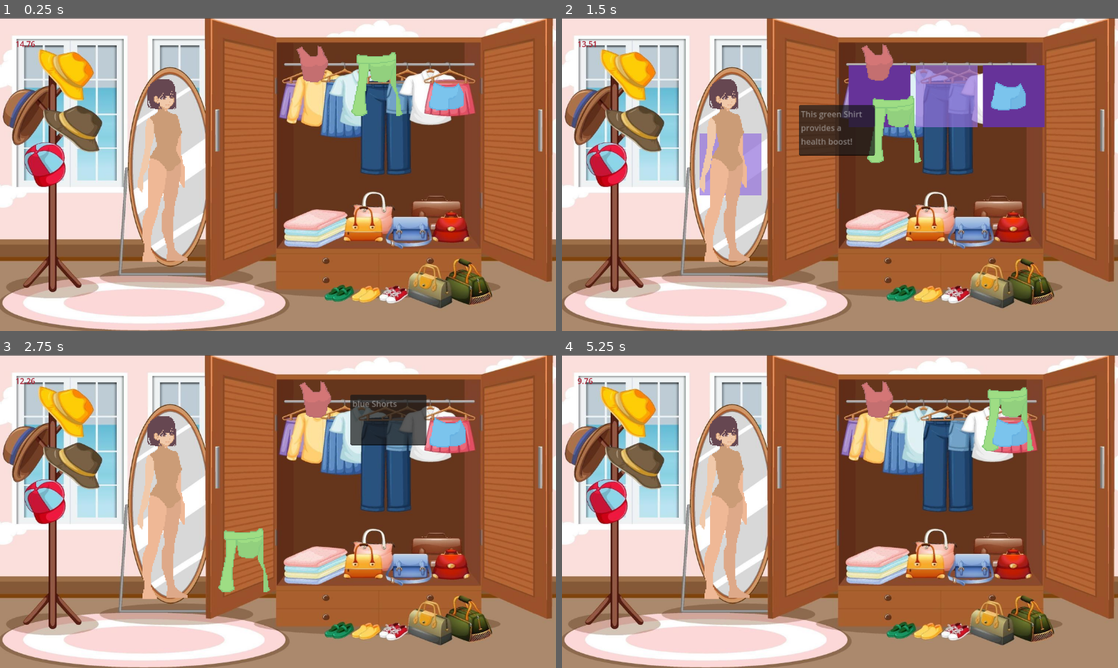
Above: before the commit, frames 1-4 (two rows, left to right).
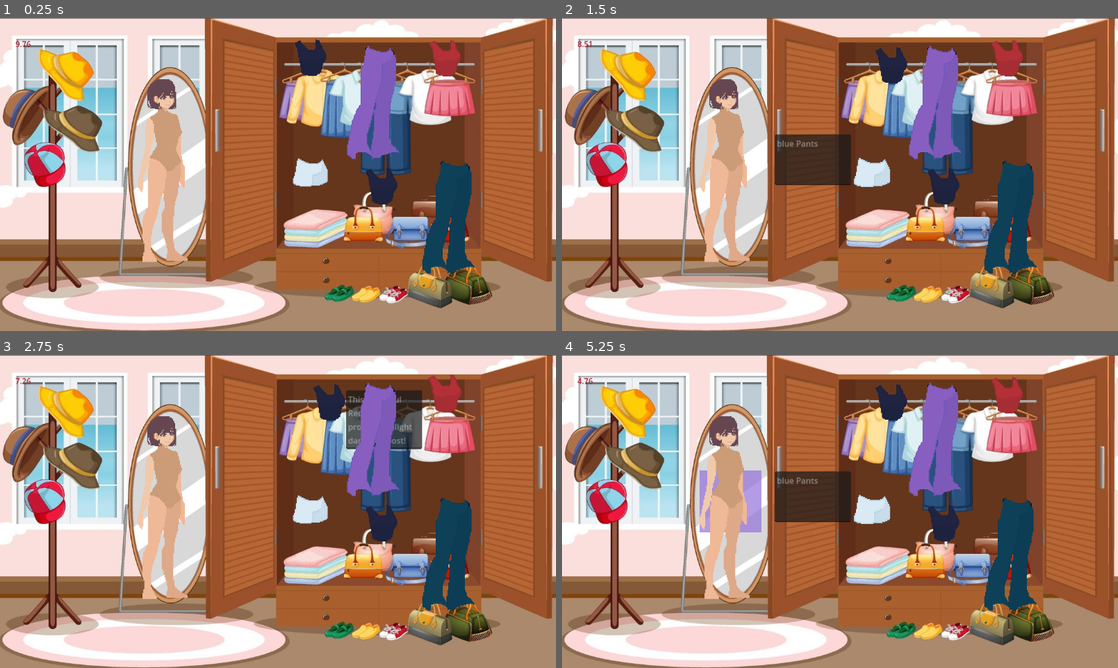
Above: after the commit, the same moments.

Repository: tyler-ross26/Dress-To-Aggress
Game: Godot game, scene res://Scenes/DressUp.tscn
Two runs of this game, one before a commit and one after it. Both use one fixed random seed, a clock stepped at 60 frames per second and the inputs below.
Inputs (mouse positions are in pixels of both pictures, inside the frame that each line leads up to):
- Up to frame 1 (0.25 s): no input
- Up to frame 2 (1.5 s): drag from (878, 96) to (895, 105) at 0.52 s; drag from (945, 96) to (812, 237) at 1.27 s
- Up to frame 3 (2.75 s): move the mouse to (450, 433) at 2.02 s; hold A (Key_A) from 2.03 s (still down); click (450, 433) at 2.17 s; tap D (Key_D, bound only after the commit) at 2.3 s
- Up to frame 4 (5.25 s): release A (Key_A) at 2.75 s; tap Enter at 2.75 s; drag from (812, 574) to (1012, 433) at 2.77 s; move the mouse to (1006, 558) at 3.52 s; hold Space (Space) 3.53-4.25 s; click (1006, 558) at 3.67 s; tap D (Key_D, bound only after the commit) at 3.8 s; drag from (673, 464) to (1012, 433) at 4.27 s; tap Space (Space) at 5 s; move the mouse to (867, 511) at 5.02 s; hold D (Key_D, bound only after the commit) from 5.03 s (still down); click (867, 511) at 5.17 s

The runs differ from the first frame. In frame 1, 6.9% of the frame differs, in the area x 2-86%, y 6-82%; in frame 2, 15%, in the area x 2-87%, y 6-82%; in frame 3, 8.4%; in frame 4, 10%.

Commit message:
Random clothing generator done

Diff:
--- /dev/null
+++ b/Assets/Resources/blackShirt.tres
@@ -0,0 +1,40 @@
+[gd_resource type="Resource" script_class="Wearable" load_steps=13 format=3 uid="uid://b2oxc3703mxcb"]
+
+[ext_resource type="Texture2D" uid="uid://befe1kgue6m5d" path="res://Assets/Sprites/Clothing Frames/TankTop/Idle Frames/IdleTankTop0.png" id="1_n3ktd"]
+[ext_resource type="Texture2D" uid="uid://c8dedxku14gmt" path="res://Assets/Sprites/Clothing Frames/TankTop/Idle Frames/IdleTankTop1.png" id="2_8sekj"]
+[ext_resource type="Texture2D" uid="uid://cxv8l604cup7c" path="res://Assets/Sprites/Clothing Frames/TankTop/Kick Frames/KickTankTop1.png" id="3_la2ee"]
+[ext_resource type="Texture2D" uid="uid://c6fm3kr4h78pm" path="res://Assets/Sprites/Clothing Frames/TankTop/Kick Frames/KickTankTop2.png" id="4_8eq3n"]
+[ext_resource type="Texture2D" uid="uid://5by10m7sf0jw" path="res://Assets/Sprites/Clothing Frames/TankTop/Mirror Frames/FinalizedModelTankTop.png" id="5_q6i5g"]
+[ext_resource type="Texture2D" uid="uid://bcmoamei1rl4v" path="res://Assets/Sprites/Clothing Frames/TankTop/Punch Frames/PunchTankTop1.png" id="6_22wqe"]
+[ext_resource type="Texture2D" uid="uid://ddcp6eyf42nte" path="res://Assets/Sprites/Clothing Frames/TankTop/Punch Frames/PunchTankTop2.png" id="7_duknj"]
+[ext_resource type="Script" uid="uid://0bwef23hrt6j" path="res://Scripts/Wearable.gd" id="8_wajti"]
+[ext_resource type="Texture2D" uid="uid://cucscdajnr4nq" path="res://Assets/Sprites/Clothing Frames/TankTop/Walk Frames/WalkTankTop0.png" id="9_3do8m"]
+[ext_resource type="Texture2D" uid="uid://dxepgjv0aomr1" path="res://Assets/Sprites/Clothing Frames/TankTop/Walk Frames/WalkTankTop1.png" id="10_7mnbu"]
+[ext_resource type="Texture2D" uid="uid://d2b4exycwbjvf" path="res://Assets/Sprites/Clothing Frames/TankTop/Walk Frames/WalkTankTop2.png" id="11_u1jb3"]
+[ext_resource type="Texture2D" uid="uid://veq4symhd1wh" path="res://Assets/Sprites/Clothing Frames/TankTop/Walk Frames/WalkTankTop3.png" id="12_hb5a5"]
+
+[resource]
+script = ExtResource("8_wajti")
+ClothingType = "SHIRT"
+Rarity = "COMMON"
+attackDamageChange = 0.0
+defenseChange = 0.0
+stylePoints = 5
+styleMultiplier = 1.0
+speedChange = 0.0
+name = "blackShirt"
+outfitSet = "Basic"
+outfitPattern = "Solid"
+description = "This beautiful Red Shirt provides a slight damage boost!"
+color = Color(0.14662, 0.153189, 0.264845, 1)
+mirrorPose = ExtResource("5_q6i5g")
+idlePose0 = ExtResource("1_n3ktd")
+idlePose1 = ExtResource("2_8sekj")
+walkPose0 = ExtResource("9_3do8m")
+walkPose1 = ExtResource("10_7mnbu")
+walkPose2 = ExtResource("11_u1jb3")
+walkPose3 = ExtResource("12_hb5a5")
+kickPose0 = ExtResource("3_la2ee")
+kickPose1 = ExtResource("4_8eq3n")
+punchPose0 = ExtResource("6_22wqe")
+punchPose1 = ExtResource("7_duknj")
--- /dev/null
+++ b/Assets/Resources/bluePants.tres
@@ -0,0 +1,41 @@
+[gd_resource type="Resource" script_class="Wearable" load_steps=13 format=3 uid="uid://c4w8betwkiqn6"]
+
+[ext_resource type="Texture2D" uid="uid://bsrbv4absdkx1" path="res://Assets/Sprites/Clothing Frames/Pants/Idle Frames/IdlePants0.png" id="1_pyxka"]
+[ext_resource type="Texture2D" uid="uid://byh3nprx5hpui" path="res://Assets/Sprites/Clothing Frames/Pants/Idle Frames/IdlePants1.png" id="2_uw7kf"]
+[ext_resource type="Texture2D" uid="uid://dvcjlv868wdq5" path="res://Assets/Sprites/Clothing Frames/Pants/Kick Frames/KickPants1.png" id="3_8dwuy"]
+[ext_resource type="Texture2D" uid="uid://cvycmdo8x76ah" path="res://Assets/Sprites/Clothing Frames/Pants/Kick Frames/KickPants2.png" id="4_li73e"]
+[ext_resource type="Texture2D" uid="uid://pdxgrk5kljxd" path="res://Assets/Sprites/Clothing Frames/Pants/Mirror Frames/FinalizedPants.png" id="5_kws2u"]
+[ext_resource type="Texture2D" uid="uid://5mp8wap8bl42" path="res://Assets/Sprites/Clothing Frames/Pants/Punch Frames/PunchPants1.png" id="6_c847f"]
+[ext_resource type="Texture2D" uid="uid://lwkwfmuihtt" path="res://Assets/Sprites/Clothing Frames/Pants/Punch Frames/PunchPants2.png" id="7_ysh38"]
+[ext_resource type="Script" uid="uid://0bwef23hrt6j" path="res://Scripts/Wearable.gd" id="8_rqyuy"]
+[ext_resource type="Texture2D" uid="uid://bqec7vemkel0f" path="res://Assets/Sprites/Clothing Frames/Pants/Walk Frames/WalkPants0.png" id="9_rqyuy"]
+[ext_resource type="Texture2D" uid="uid://8lvmd6wd264r" path="res://Assets/Sprites/Clothing Frames/Pants/Walk Frames/WalkPants1.png" id="10_4wykq"]
+[ext_resource type="Texture2D" uid="uid://c5whrb28xc3s7" path="res://Assets/Sprites/Clothing Frames/Pants/Walk Frames/WalkPants2.png" id="11_buqgh"]
+[ext_resource type="Texture2D" uid="uid://diwy8d8bipu3j" path="res://Assets/Sprites/Clothing Frames/Pants/Walk Frames/WalkPants3.png" id="12_quca1"]
+
+[resource]
+script = ExtResource("8_rqyuy")
+ClothingType = "LEGWEAR"
+Rarity = "COMMON"
+attackDamageChange = 0.0
+defenseChange = 0.0
+stylePoints = 0
+styleMultiplier = 0.0
+speedChange = 0.0
+name = "bluePants"
+outfitSet = "Basic"
+outfitPattern = "Solid"
+description = "blue Shorts"
+color = Color(0.0663652, 0.276242, 0.361392, 1)
+mirrorPose = ExtResource("5_kws2u")
+idlePose0 = ExtResource("1_pyxka")
+idlePose1 = ExtResource("2_uw7kf")
+walkPose0 = ExtResource("9_rqyuy")
+walkPose1 = ExtResource("10_4wykq")
+walkPose2 = ExtResource("11_buqgh")
+walkPose3 = ExtResource("12_quca1")
+kickPose0 = ExtResource("3_8dwuy")
+kickPose1 = ExtResource("4_li73e")
+punchPose0 = ExtResource("6_c847f")
+punchPose1 = ExtResource("7_ysh38")
+metadata/_custom_type_script = "uid://0bwef23hrt6j"
--- a/Assets/Resources/blueShorts.tres
+++ b/Assets/Resources/blueShorts.tres
@@ -25,8 +25,8 @@
 name = "blueShorts"
 outfitSet = "Basic"
 outfitPattern = "Solid"
-description = "blue Shorts"
-color = Color(0.566673, 0.837368, 0.968357, 1)
+description = "blue Pants"
+color = Color(0.0700011, 0.286041, 0.3737, 1)
 mirrorPose = ExtResource("5_kng2a")
 idlePose0 = ExtResource("1_3wyrq")
 idlePose1 = ExtResource("2_dql5r")
--- a/Assets/Resources/greenShirt.tres
+++ b/Assets/Resources/greenShirt.tres
@@ -26,7 +26,7 @@
 outfitSet = "Basic"
 outfitPattern = "Solid"
 description = "This green Shirt provides a health boost!"
-color = Color(0.72549, 0.945098, 0.537255, 1)
+color = Color(0.305242, 0.646263, 0.474816, 1)
 mirrorPose = ExtResource("5_nn0c2")
 idlePose0 = ExtResource("1_qr15n")
 idlePose1 = ExtResource("2_wprcd")
--- /dev/null
+++ b/Assets/Resources/purplePants.tres
@@ -0,0 +1,41 @@
+[gd_resource type="Resource" script_class="Wearable" load_steps=13 format=3 uid="uid://ca0vx818806wf"]
+
+[ext_resource type="Texture2D" uid="uid://bsrbv4absdkx1" path="res://Assets/Sprites/Clothing Frames/Pants/Idle Frames/IdlePants0.png" id="1_hxa5e"]
+[ext_resource type="Texture2D" uid="uid://byh3nprx5hpui" path="res://Assets/Sprites/Clothing Frames/Pants/Idle Frames/IdlePants1.png" id="2_y8eiw"]
+[ext_resource type="Texture2D" uid="uid://dvcjlv868wdq5" path="res://Assets/Sprites/Clothing Frames/Pants/Kick Frames/KickPants1.png" id="3_68thw"]
+[ext_resource type="Texture2D" uid="uid://cvycmdo8x76ah" path="res://Assets/Sprites/Clothing Frames/Pants/Kick Frames/KickPants2.png" id="4_6iwei"]
+[ext_resource type="Texture2D" uid="uid://pdxgrk5kljxd" path="res://Assets/Sprites/Clothing Frames/Pants/Mirror Frames/FinalizedPants.png" id="5_3f35s"]
+[ext_resource type="Texture2D" uid="uid://5mp8wap8bl42" path="res://Assets/Sprites/Clothing Frames/Pants/Punch Frames/PunchPants1.png" id="6_o7jl0"]
+[ext_resource type="Texture2D" uid="uid://lwkwfmuihtt" path="res://Assets/Sprites/Clothing Frames/Pants/Punch Frames/PunchPants2.png" id="7_gjv84"]
+[ext_resource type="Script" uid="uid://0bwef23hrt6j" path="res://Scripts/Wearable.gd" id="8_72tvs"]
+[ext_resource type="Texture2D" uid="uid://bqec7vemkel0f" path="res://Assets/Sprites/Clothing Frames/Pants/Walk Frames/WalkPants0.png" id="9_gotqs"]
+[ext_resource type="Texture2D" uid="uid://8lvmd6wd264r" path="res://Assets/Sprites/Clothing Frames/Pants/Walk Frames/WalkPants1.png" id="10_tydh4"]
+[ext_resource type="Texture2D" uid="uid://c5whrb28xc3s7" path="res://Assets/Sprites/Clothing Frames/Pants/Walk Frames/WalkPants2.png" id="11_g1o5d"]
+[ext_resource type="Texture2D" uid="uid://diwy8d8bipu3j" path="res://Assets/Sprites/Clothing Frames/Pants/Walk Frames/WalkPants3.png" id="12_seq66"]
+
+[resource]
+script = ExtResource("8_72tvs")
+ClothingType = "LEGWEAR"
+Rarity = "COMMON"
+attackDamageChange = 0.0
+defenseChange = 0.0
+stylePoints = 0
+styleMultiplier = 0.0
+speedChange = 0.0
+name = "purplePants"
+outfitSet = "Basic"
+outfitPattern = "Solid"
+description = "blue Shorts"
+color = Color(0.626962, 0.407504, 0.788281, 1)
+mirrorPose = ExtResource("5_3f35s")
+idlePose0 = ExtResource("1_hxa5e")
+idlePose1 = ExtResource("2_y8eiw")
+walkPose0 = ExtResource("9_gotqs")
+walkPose1 = ExtResource("10_tydh4")
+walkPose2 = ExtResource("11_g1o5d")
+walkPose3 = ExtResource("12_seq66")
+kickPose0 = ExtResource("3_68thw")
+kickPose1 = ExtResource("4_6iwei")
+punchPose0 = ExtResource("6_o7jl0")
+punchPose1 = ExtResource("7_gjv84")
+metadata/_custom_type_script = "uid://0bwef23hrt6j"
--- a/Assets/Resources/redShirt.tres
+++ b/Assets/Resources/redShirt.tres
@@ -26,7 +26,7 @@
 outfitSet = "Basic"
 outfitPattern = "Solid"
 description = "This beautiful Red Shirt provides a slight damage boost!"
-color = Color(0.977096, 0.50393, 0.479883, 1)
+color = Color(0.828746, 0.203966, 0.225106, 1)
 mirrorPose = ExtResource("5_n2fyi")
 idlePose0 = ExtResource("1_yxoa5")
 idlePose1 = ExtResource("2_n2fyi")
--- /dev/null
+++ b/Assets/Resources/whiteShirt.tres
@@ -0,0 +1,41 @@
+[gd_resource type="Resource" script_class="Wearable" load_steps=13 format=3 uid="uid://ecyq8su8pbo5"]
+
+[ext_resource type="Texture2D" uid="uid://dhvjdnoflaakm" path="res://Assets/Sprites/Clothing Frames/LongSleeve/Idle Frames/IdleLongSleeve0.png" id="1_7ecjr"]
+[ext_resource type="Texture2D" uid="uid://dwxaiy6noqu1q" path="res://Assets/Sprites/Clothing Frames/LongSleeve/Idle Frames/IdleLongSleeve1.png" id="2_201v3"]
+[ext_resource type="Texture2D" uid="uid://dbf76elru6rnq" path="res://Assets/Sprites/Clothing Frames/LongSleeve/Kick Frames/KickLongSleeve1.png" id="3_girgd"]
+[ext_resource type="Texture2D" uid="uid://pbxx8w5v3fxw" path="res://Assets/Sprites/Clothing Frames/LongSleeve/Kick Frames/KickLongSleeve2.png" id="4_5mejp"]
+[ext_resource type="Texture2D" uid="uid://ialgbdgj5hw0" path="res://Assets/Sprites/Clothing Frames/LongSleeve/Mirror Frames/FinalizedModelLongSleeve.png" id="5_8jkoj"]
+[ext_resource type="Texture2D" uid="uid://dckp4bghy70ml" path="res://Assets/Sprites/Clothing Frames/LongSleeve/Punch Frames/PunchLongSleeve1.png" id="6_tl1lq"]
+[ext_resource type="Texture2D" uid="uid://c3u13hdtq8nft" path="res://Assets/Sprites/Clothing Frames/LongSleeve/Punch Frames/PunchLongSleeve2.png" id="7_vqcvh"]
+[ext_resource type="Script" uid="uid://0bwef23hrt6j" path="res://Scripts/Wearable.gd" id="8_qi8ps"]
+[ext_resource type="Texture2D" uid="uid://bksjgxh1fyag4" path="res://Assets/Sprites/Clothing Frames/LongSleeve/Walk Frames/WalkLongSleeve0.png" id="9_mjnsa"]
+[ext_resource type="Texture2D" uid="uid://bqej65d8gmo3w" path="res://Assets/Sprites/Clothing Frames/LongSleeve/Walk Frames/WalkLongSleeve1.png" id="10_jvf74"]
+[ext_resource type="Texture2D" uid="uid://ddvg7100aqrlw" path="res://Assets/Sprites/Clothing Frames/LongSleeve/Walk Frames/WalkLongSleeve2.png" id="11_ite07"]
+[ext_resource type="Texture2D" uid="uid://di68p6046j5h" path="res://Assets/Sprites/Clothing Frames/LongSleeve/Walk Frames/WalkLongSleeve3.png" id="12_4oqfj"]
+
+[resource]
+script = ExtResource("8_qi8ps")
+ClothingType = "SHIRT"
+Rarity = "COMMON"
+attackDamageChange = 0.0
+defenseChange = 0.0
+stylePoints = 5
+styleMultiplier = 1.0
+speedChange = 0.0
+name = "whiteShirt"
+outfitSet = "Basic"
+outfitPattern = "Solid"
+description = "This green Shirt provides a health boost!"
+color = Color(1, 1, 1, 1)
+mirrorPose = ExtResource("5_8jkoj")
+idlePose0 = ExtResource("1_7ecjr")
+idlePose1 = ExtResource("2_201v3")
+walkPose0 = ExtResource("9_mjnsa")
+walkPose1 = ExtResource("10_jvf74")
+walkPose2 = ExtResource("11_ite07")
+walkPose3 = ExtResource("12_4oqfj")
+kickPose0 = ExtResource("3_girgd")
+kickPose1 = ExtResource("4_5mejp")
+punchPose0 = ExtResource("6_tl1lq")
+punchPose1 = ExtResource("7_vqcvh")
+metadata/_custom_type_script = "uid://0bwef23hrt6j"
--- /dev/null
+++ b/Assets/Resources/whiteShorts.tres
@@ -0,0 +1,41 @@
+[gd_resource type="Resource" script_class="Wearable" load_steps=13 format=3 uid="uid://cpsf7qvhawxjp"]
+
+[ext_resource type="Texture2D" uid="uid://d0xs70xxi4iyo" path="res://Assets/Sprites/Clothing Frames/shorts/Idle Frames/IdleShorts0.png" id="1_v3kwc"]
+[ext_resource type="Texture2D" uid="uid://1wdqy8qirfwq" path="res://Assets/Sprites/Clothing Frames/shorts/Idle Frames/IdleShorts1.png" id="2_5oggp"]
+[ext_resource type="Texture2D" uid="uid://bya83yk4rh1ch" path="res://Assets/Sprites/Clothing Frames/shorts/Kick Frames/KickShorts1.png" id="3_0cd5h"]
+[ext_resource type="Texture2D" uid="uid://dnqn33rtbvtnv" path="res://Assets/Sprites/Clothing Frames/shorts/Kick Frames/KickShorts2.png" id="4_p8oxh"]
+[ext_resource type="Texture2D" uid="uid://d4mitgebpydng" path="res://Assets/Sprites/Clothing Frames/shorts/Mirror Frames/FinalizedModelShorts.png" id="5_v412k"]
+[ext_resource type="Texture2D" uid="uid://ciryr3n1rmcx3" path="res://Assets/Sprites/Clothing Frames/shorts/Punch Frames/PunchShorts1.png" id="6_f3fys"]
+[ext_resource type="Texture2D" uid="uid://c6uluxe0ri1n2" path="res://Assets/Sprites/Clothing Frames/shorts/Punch Frames/PunchShorts2.png" id="7_s080e"]
+[ext_resource type="Script" uid="uid://0bwef23hrt6j" path="res://Scripts/Wearable.gd" id="8_45esp"]
+[ext_resource type="Texture2D" uid="uid://dt0wevvnr3yc5" path="res://Assets/Sprites/Clothing Frames/shorts/Walk Frames/WalkShorts0.png" id="9_0wekh"]
+[ext_resource type="Texture2D" uid="uid://6k8jn617wuij" path="res://Assets/Sprites/Clothing Frames/shorts/Walk Frames/WalkShorts1.png" id="10_pllfa"]
+[ext_resource type="Texture2D" uid="uid://ba15hnj8q5iv0" path="res://Assets/Sprites/Clothing Frames/shorts/Walk Frames/WalkShorts2.png" id="11_h5hhw"]
+[ext_resource type="Texture2D" uid="uid://chm5wcjr3hyc6" path="res://Assets/Sprites/Clothing Frames/shorts/Walk Frames/WalkShorts3.png" id="12_oxvjm"]
+
+[resource]
+script = ExtResource("8_45esp")
+ClothingType = "LEGWEAR"
+Rarity = "COMMON"
+attackDamageChange = 0.0
+defenseChange = 0.0
+stylePoints = 0
+styleMultiplier = 0.0
+speedChange = 0.0
+name = "whiteShorts"
+outfitSet = "Basic"
+outfitPattern = "Solid"
+description = "blue Pants"
+color = Color(1, 1, 1, 1)
+mirrorPose = ExtResource("5_v412k")
+idlePose0 = ExtResource("1_v3kwc")
+idlePose1 = ExtResource("2_5oggp")
+walkPose0 = ExtResource("9_0wekh")
+walkPose1 = ExtResource("10_pllfa")
+walkPose2 = ExtResource("11_h5hhw")
+walkPose3 = ExtResource("12_oxvjm")
+kickPose0 = ExtResource("3_0cd5h")
+kickPose1 = ExtResource("4_p8oxh")
+punchPose0 = ExtResource("6_f3fys")
+punchPose1 = ExtResource("7_s080e")
+metadata/_custom_type_script = "uid://0bwef23hrt6j"
--- a/Scenes/AnimationTesting.tscn
+++ b/Scenes/AnimationTesting.tscn
@@ -1,7 +1,7 @@
 [gd_scene load_steps=8 format=3 uid="uid://cncif5fdaqbyd"]
 
-[ext_resource type="Script" uid="uid://c12shv00mnant" path="res://Scenes/GenerateAnimationLayre.gd" id="1_c8tcj"]
-[ext_resource type="Resource" uid="uid://c4w8betwkiqn6" path="res://Assets/Resources/blueShorts.tres" id="2_dnq0y"]
+[ext_resource type="Script" uid="uid://c12shv00mnant" path="res://Scenes/GenerateAnimationLayer.gd" id="1_c8tcj"]
+[ext_resource type="Resource" uid="uid://c4w8betwkiqn6" path="res://Assets/Resources/bluePants.tres" id="2_dnq0y"]
 [ext_resource type="Resource" uid="uid://bqsttykalac5f" path="res://Assets/Resources/body.tres" id="4_f8v3u"]
 [ext_resource type="Resource" uid="uid://but5elvbkg7mi" path="res://Assets/Resources/greenShirt.tres" id="4_m2xbj"]
 
--- a/Scenes/DressUp.tscn
+++ b/Scenes/DressUp.tscn
@@ -1,12 +1,11 @@
-[gd_scene load_steps=10 format=3 uid="uid://b1fc1024thyov"]
+[gd_scene load_steps=9 format=3 uid="uid://b1fc1024thyov"]
 
 [ext_resource type="Script" uid="uid://b7amrd0viad8a" path="res://Scenes/drag_interaction_provider.gd" id="1_aqk2v"]
 [ext_resource type="Texture2D" uid="uid://xslp5k44t814" path="res://Assets/Sprites/dress-up-room.jpg" id="1_fj7yv"]
 [ext_resource type="PackedScene" uid="uid://cvacyegnnbes0" path="res://Scenes/object.tscn" id="2_tlwt5"]
 [ext_resource type="PackedScene" uid="uid://cnlqn7i6s4r" path="res://Scenes/platform.tscn" id="3_tlwt5"]
 [ext_resource type="Texture2D" uid="uid://bxsk4wbibm2yg" path="res://Assets/Sprites/Model1.png" id="5_icb47"]
-[ext_resource type="Resource" uid="uid://c4w8betwkiqn6" path="res://Assets/Resources/blueShorts.tres" id="6_c28ve"]
-[ext_resource type="Resource" uid="uid://but5elvbkg7mi" path="res://Assets/Resources/greenShirt.tres" id="6_sw3bl"]
+[ext_resource type="Resource" uid="uid://c4w8betwkiqn6" path="res://Assets/Resources/bluePants.tres" id="6_c28ve"]
 [ext_resource type="PackedScene" uid="uid://dfp7lwjhqnn0k" path="res://Scenes/dressup_timer.tscn" id="8_6bvah"]
 
 [sub_resource type="RectangleShape2D" id="RectangleShape2D_aqk2v"]
@@ -27,15 +26,6 @@
 [node name="Platform" parent="." instance=ExtResource("3_tlwt5")]
 position = Vector2(-227, -21)
 
-[node name="Platform2" parent="." instance=ExtResource("3_tlwt5")]
-position = Vector2(221, -162)
-
-[node name="Platform3" parent="." instance=ExtResource("3_tlwt5")]
-position = Vector2(82, -162)
-
-[node name="Platform4" parent="." instance=ExtResource("3_tlwt5")]
-position = Vector2(360, -162)
-
 [node name="StaticBody2D" type="StaticBody2D" parent="."]
 
 [node name="CollisionShape2D" type="CollisionShape2D" parent="StaticBody2D"]
@@ -48,15 +38,25 @@
 scale = Vector2(2, 2)
 texture = ExtResource("5_icb47")
 
-[node name="shirt" parent="." instance=ExtResource("2_tlwt5")]
-position = Vector2(76, -159)
+[node name="randomShirt" parent="." instance=ExtResource("2_tlwt5")]
+position = Vector2(72, -172)
 
-[node name="shirt2" parent="." instance=ExtResource("2_tlwt5")]
-position = Vector2(217, -159)
-current_wearable = ExtResource("6_sw3bl")
+[node name="randomShirt3" parent="." instance=ExtResource("2_tlwt5")]
+position = Vector2(351, -171)
 
-[node name="shorts" parent="." instance=ExtResource("2_tlwt5")]
-position = Vector2(357, -161)
+[node name="randomShirt2" parent="." instance=ExtResource("2_tlwt5")]
+position = Vector2(219, 94)
+
+[node name="randomPants" parent="." instance=ExtResource("2_tlwt5")]
+position = Vector2(217, -232)
+current_wearable = ExtResource("6_c28ve")
+
+[node name="randomPants2" parent="." instance=ExtResource("2_tlwt5")]
+position = Vector2(75, -3)
+current_wearable = ExtResource("6_c28ve")
+
+[node name="randomPants3" parent="." instance=ExtResource("2_tlwt5")]
+position = Vector2(373, 5)
 current_wearable = ExtResource("6_c28ve")
 
 [node name="Dressup Timer" parent="." instance=ExtResource("8_6bvah")]
--- a/Scenes/GenerateAnimationLayre.gd
+++ b/Scenes/GenerateAnimationLayer.gd
@@ -70,7 +70,11 @@
 		animation_player.play("kick")
 	elif Input.is_action_pressed("Key_A"):
 		animation_player.play("walk")
-	elif Input.is_action_pressed("Space"):
+	elif Input.is_action_pressed("Key_D"):
 		animation_player.play("punch")
 	else:
 		animation_player.play("idle")
+
+	if Input.is_action_pressed("Space"):
+		var tree: SceneTree = get_tree()
+		tree.change_scene_to_file("res://Scenes/DressUp.tscn") #replace with fighting scene
--- a/Scenes/dressup_timer.gd
+++ b/Scenes/dressup_timer.gd
@@ -19,6 +19,12 @@
 
 func _on_timer_timeout() -> void:
 	var results = get_last_outfit();
+	print(results.size())
+	for key in results:
+		print(key.collider.get_parent().name)
+	#for r in range(0,results.size()-1):
+	#	shirt_text = results[r].collider.get_parent().current_wearable.get_outfit_name()
+	#	print(shirt_text)
 
 	if results.size() == 2:
 		shirt_text = results[1].collider.get_parent().current_wearable.get_outfit_name()
--- a/Scenes/dressup_timer.tscn
+++ b/Scenes/dressup_timer.tscn
@@ -6,7 +6,7 @@
 script = ExtResource("1_s0ml5")
 
 [node name="Timer" type="Timer" parent="."]
-wait_time = 15.0
+wait_time = 10.0
 
 [node name="RichTextLabel" type="RichTextLabel" parent="."]
 offset_right = 265.0
--- a/Scenes/object.gd
+++ b/Scenes/object.gd
@@ -12,6 +12,12 @@
 @export var current_wearable: Wearable # WILL ERROR IF NO WEARABLE PRESENT
 
 func _ready():
+	#print(self.name)
+	if("randomPants" in self.name):
+		set_random_pants_wearable()
+	else:
+		set_random_shirt_wearable()
+
 	get_child(0).modulate = current_wearable.get_color()
 	stat_box = get_child(2)
 	stat_box.visible = false
@@ -21,6 +27,22 @@
 
 func get_current_wearable() -> Wearable:
 	return current_wearable
+
+func set_random_pants_wearable():
+	var rng = RandomNumberGenerator.new()
+	var path   =  "res://Assets/Resources/"
+	var pants = ["bluePants.tres","blueShorts.tres","purplePants.tres","whiteShorts.tres"]
+	var rand = rng.randi_range(0,pants.size()-1)
+	print(rand)
+	current_wearable = load(path + pants[rand])
+
+func set_random_shirt_wearable():
+	var rng = RandomNumberGenerator.new()
+	var path   =  "res://Assets/Resources/"
+	var shirts = ["redShirt.tres","whiteShirt.tres","greenShirt.tres","blackShirt.tres"]
+	var rand = rng.randi_range(0,shirts.size()-1)
+	print(rand)
+	current_wearable = load(path + shirts[rand])
 	#
 #func _process(delta):
 	#if not started:
--- a/project.godot
+++ b/project.godot
@@ -46,6 +46,11 @@
 "events": [Object(InputEventKey,"resource_local_to_scene":false,"resource_name":"","device":0,"window_id":0,"alt_presse …(189 unchanged characters)…
 ]
 }
+Key_D={
+"deadzone": 0.2,
+"events": [Object(InputEventKey,"resource_local_to_scene":false,"resource_name":"","device":-1,"window_id":0,"alt_pressed":false,"shift_pressed":false,"ctrl_pressed":false,"meta_pressed":false,"pressed":false,"keycode":0,"physical_keycode":68,"key_label":0,"unicode":100,"location":0,"echo":false,"script":null)
+]
+}
 
 [layer_names]
 
Not shown, changed: Assets/OutfitSaveFile.txt
Not shown: 1 places in Assets/Resources/blueShorts.tres that only renumber resources
Binary file added: Assets/Sprites/Clothing Frames/Pants/Idle Frames/IdlePants0.png
Not shown, added: Assets/Sprites/Clothing Frames/Pants/Idle Frames/IdlePants0.png.import
Binary file added: Assets/Sprites/Clothing Frames/Pants/Idle Frames/IdlePants1.png
Not shown, added: Assets/Sprites/Clothing Frames/Pants/Idle Frames/IdlePants1.png.import
Binary file added: Assets/Sprites/Clothing Frames/Pants/Kick Frames/KickPants0.png
Not shown, added: Assets/Sprites/Clothing Frames/Pants/Kick Frames/KickPants0.png.import
Binary file added: Assets/Sprites/Clothing Frames/Pants/Kick Frames/KickPants1.png
Not shown, added: Assets/Sprites/Clothing Frames/Pants/Kick Frames/KickPants1.png.import
Binary file added: Assets/Sprites/Clothing Frames/Pants/Kick Frames/KickPants2.png
Not shown, added: Assets/Sprites/Clothing Frames/Pants/Kick Frames/KickPants2.png.import
(and 17 more such lines)
